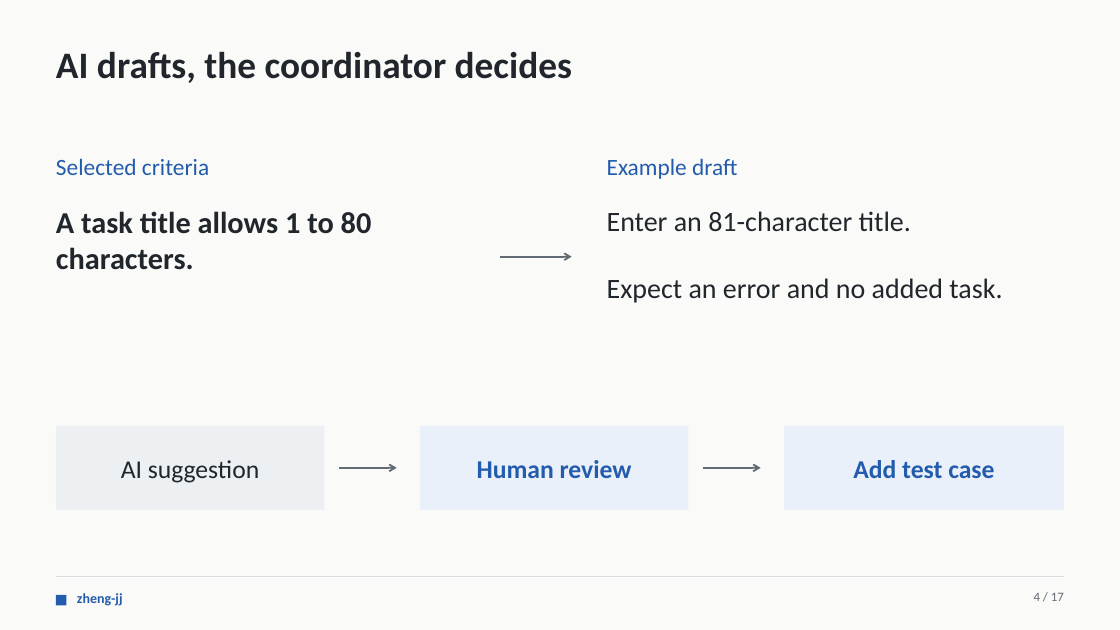
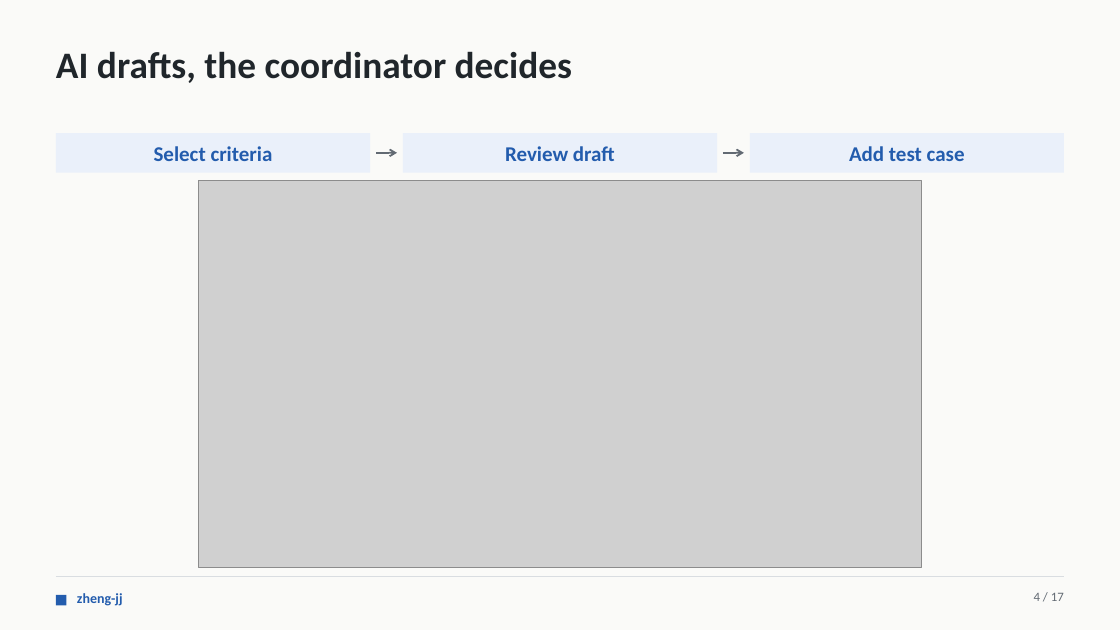
Before and after one commit to CS3227-2610-MP4-Relay/CS3227-2610-MP4, a slide deck: slide 4 of presentations/Relay-MP4.pptx. Drawn at 1120x630 pixels with LibreOffice and Linux fonts; fonts in the diff are those of the drawing; grey boxes stand for pictures. Boxes give left, top, right and bottom in pixels: in the first picture for what was removed or moved away, otherwise in the second. Text is boxed around its words. In the diff, an @@ line names an element or a change of style, - is before the commit and + after.

```diff
--- a/presentations/Relay-MP4.pptx
+++ b/presentations/Relay-MP4.pptx
@@ rectangle added at (x1=56, y1=133, x2=371, y2=172), fill #EAF0FA, 18 pt, text #235CAD, bold @@
+Select criteria
@@ rectangle added at (x1=403, y1=133, x2=718, y2=172), fill #EAF0FA, 18 pt, text #235CAD, bold @@
+Review draft
@@ rectangle "Add test case" resized from (x1=784, y1=426, x2=1064, y2=510) to (x1=750, y1=133, x2=1065, y2=172) @@
@@ rectangle "Add test case" at (x1=750, y1=133, x2=1065, y2=172): size 22 to 18 pt @@
@@ text removed at (x1=56, y1=158, x2=209, y2=175) @@
-Selected criteria
@@ arrow added from (376, 153) to (397, 153), #626A73 1.5 pt @@
@@ text removed at (x1=607, y1=158, x2=737, y2=179) @@
-Example draft
@@ arrow added from (723, 153) to (744, 153), #626A73 1.5 pt @@
@@ picture added at (x1=198, y1=181, x2=922, y2=567) @@
@@ text removed at (x1=56, y1=211, x2=372, y2=270) @@
-A task title allows 1 to 80 characters.
@@ text removed at (x1=607, y1=211, x2=1002, y2=303) @@
-Enter an 81-character title.
-Expect an error and no added task.
@@ arrow removed from (501, 257) to (572, 257) @@
@@ rectangle removed at (x1=56, y1=426, x2=324, y2=510) @@
-AI suggestion
@@ rectangle removed at (x1=420, y1=426, x2=688, y2=510) @@
-Human review
@@ arrow removed from (339, 468) to (397, 468) @@
@@ arrow removed from (704, 468) to (761, 468) @@
```
Also in this commit, not shown: 3 other slides changed, 3 other files.
